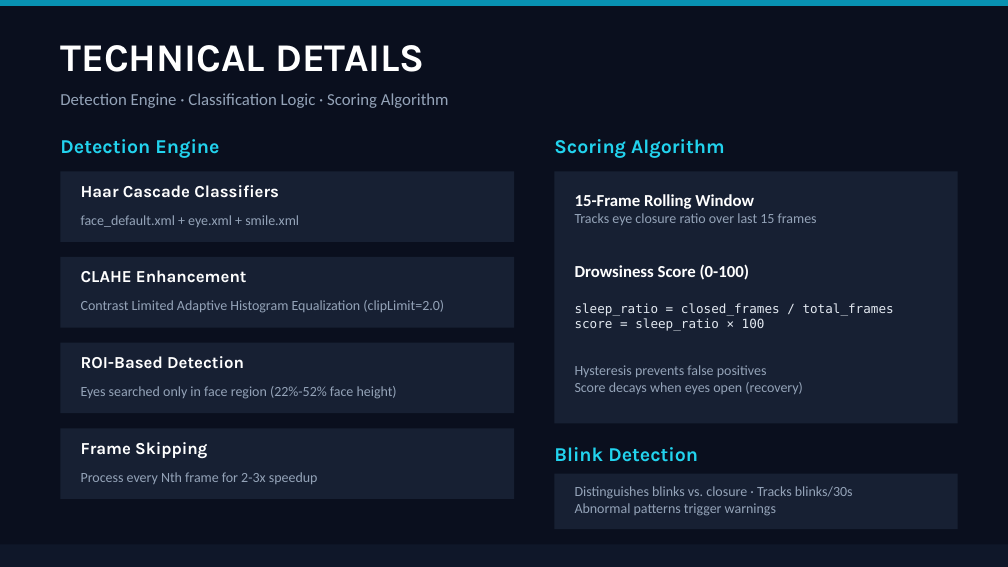
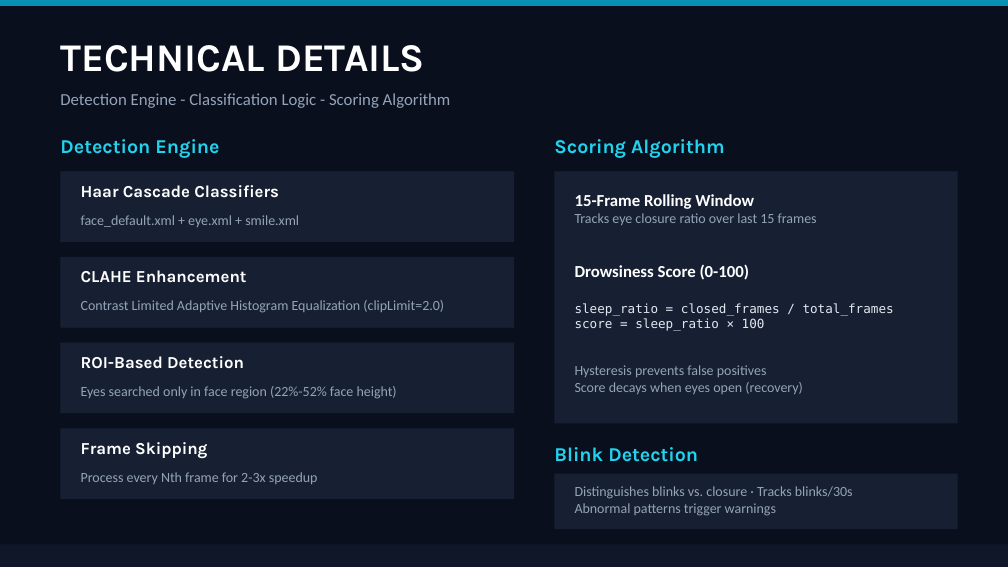
Before and after one commit to najzdev/Sleep-Alert-Car-Camera-Image-Classification-System, a slide deck: slide 5 of Sleep-Alert-Car-Camera-Image-Classification-System.pptx. Drawn at 1008x567 pixels with LibreOffice and Linux fonts; fonts in the diff are those of the drawing. Boxes give left, top, right and bottom in pixels: in the first picture for what was removed or moved away, otherwise in the second. Text is boxed around its words. In the diff, an @@ line names an element or a change of style, - is before the commit and + after.

```diff
--- a/Sleep-Alert-Car-Camera-Image-Classification-System.pptx
+++ b/Sleep-Alert-Car-Camera-Image-Classification-System.pptx
@@ text at <box>60,93,451,108</box>: text changed @@
-Detection Engine · Classification Logic · Scoring Algorithm
+Detection Engine - Classification Logic - Scoring Algorithm
```
Also in this commit, not shown: 9 other slides changed.
